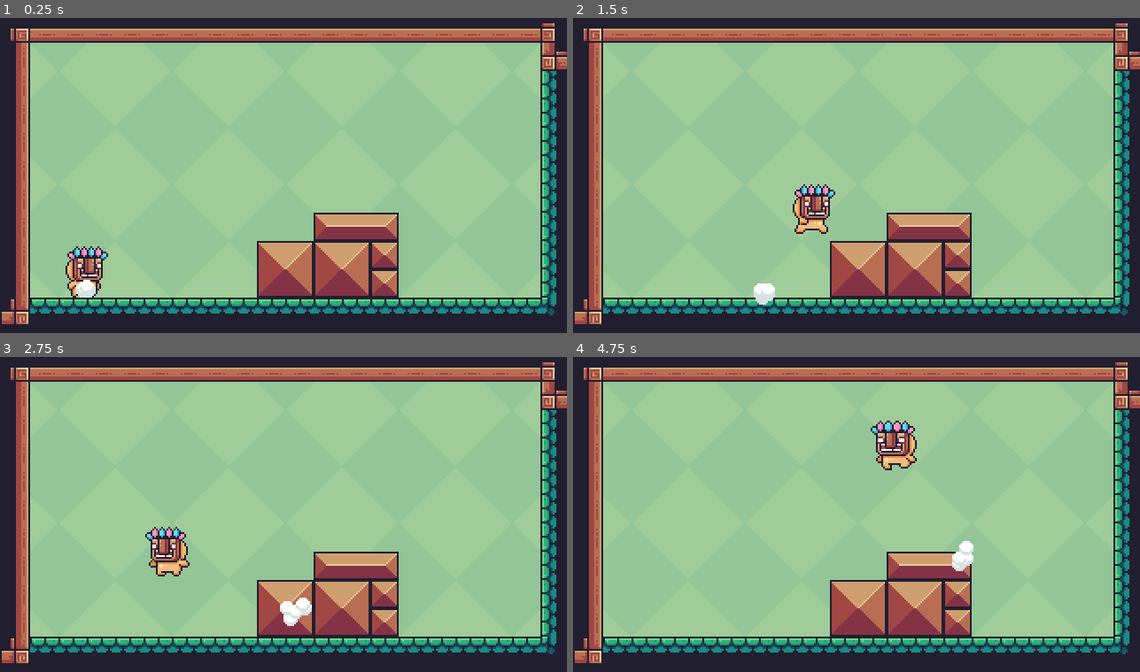
Above: before the commit, frames 1-4 (two rows, left to right).
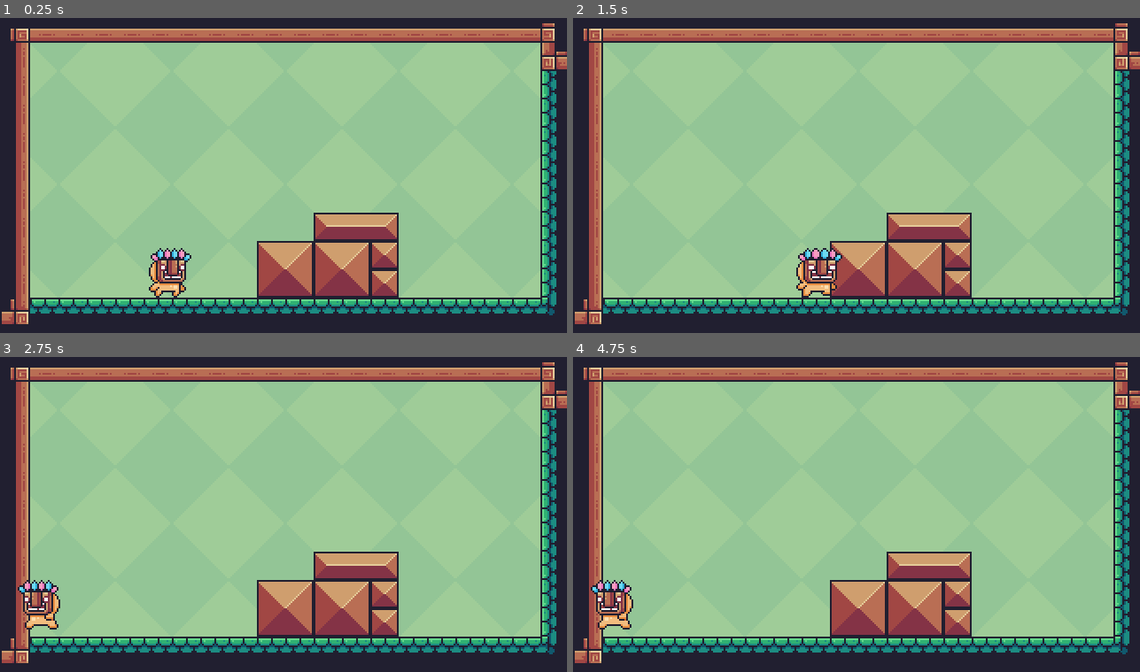
Above: after the commit, the same moments.

Repository: mo5ada32/my_prototype
Game: Godot game, scene res://world/world.tscn
Same seed, same stepped clock (60 frames per second), same inputs: the game is played once before the commit and once after it. Before the commit the project has no main scene; this scene is started directly in both runs.
Inputs:
- Up to frame 1 (0.25 s): no input
- Up to frame 2 (1.5 s): tap Enter (ui_accept) at 0.5, 0.6, 0.77, 1.07, 1.35 s; hold Right (ui_right) from 0.53 s (still down)
- Up to frame 3 (2.75 s): tap Enter (ui_accept) at 1.52, 1.82, 2.1 s; release Right (ui_right) at 2.03 s; hold Left (ui_left) from 2.03 s (still down)
- Up to frame 4 (4.75 s): release Left (ui_left) at 2.78 s; hold Right (ui_right) 2.78-4.28 s; tap Enter (ui_accept) at 2.85, 3.02, 3.32, 3.6, 3.77, 4.07, 4.35, 4.52 s; hold Left (ui_left) from 4.28 s (still down)

The runs differ from the first frame. In frame 1, 1.8% of the frame differs, in the area x 11-34%, y 72-89%; in frame 2, 2.0%; in frame 3, 2.1%; in frame 4, 2.1%, in the area x 3-71%, y 20-87%.

Commit message:
3amilt smoht li player

Diff:
--- a/player/player.tscn
+++ b/player/player.tscn
@@ -1,6 +1,6 @@
 [gd_scene load_steps=53 format=3 uid="uid://d1rch82rkecw7"]
 
-[ext_resource type="Script" path="res://player/player.gd" id="1_pl607"]
+[ext_resource type="Script" path="res://player/player2.gd" id="1_a0wwx"]
 [ext_resource type="Texture2D" uid="uid://clkanv3qchl1y" path="res://player/Double Jump (32x32).png" id="2_q7ayt"]
 [ext_resource type="Texture2D" uid="uid://dw6e80lyturkc" path="res://player/Fall (32x32).png" id="2_r0cuw"]
 [ext_resource type="Texture2D" uid="uid://cvnveqvab1m5v" path="res://player/Idle (32x32).png" id="3_66l51"]
@@ -246,7 +246,7 @@
 }],
 "loop": true,
 "name": &"double_jumb",
-"speed": 12.0
+"speed": 30.0
 }, {
 "frames": [{
 "duration": 1.0,
@@ -371,7 +371,7 @@
 }]
 
 [sub_resource type="RectangleShape2D" id="RectangleShape2D_jy5ku"]
-size = Vector2(21, 30)
+size = Vector2(15, 28)
 
 [sub_resource type="CapsuleShape2D" id="CapsuleShape2D_g2xuc"]
 radius = 3.5
@@ -379,7 +379,7 @@
 
 [node name="player" type="CharacterBody2D" groups=["player"]]
 position = Vector2(284, 473)
-script = ExtResource("1_pl607")
+script = ExtResource("1_a0wwx")
 
 [node name="AnimationPlayer" type="AnimationPlayer" parent="."]
 libraries = {
@@ -396,10 +396,10 @@
 position = Vector2(1, -1)
 sprite_frames = SubResource("SpriteFrames_82dss")
 animation = &"idle"
-frame_progress = 0.776828
+frame_progress = 0.193049
 
 [node name="CollisionShape2D2" type="CollisionShape2D" parent="."]
-position = Vector2(1.5, 0)
+position = Vector2(1.5, 1)
 shape = SubResource("RectangleShape2D_jy5ku")
 
 [node name="Area2D" type="Area2D" parent="."]
@@ -411,7 +411,7 @@
 shape = SubResource("CapsuleShape2D_g2xuc")
 
 [node name="Marker2D" type="Marker2D" parent="."]
-position = Vector2(2, 10)
+position = Vector2(2, 17)
 
 [node name="tankyz" type="AudioStreamPlayer" parent="."]
 stream = ExtResource("3_lwdny")
--- /dev/null
+++ b/player/player2.gd
@@ -0,0 +1,70 @@
+extends CharacterBody2D
+
+const  speed = 300
+const jumb_power = -900
+
+const acc = 50
+const friction = 70
+
+const gravity = 100
+
+const max_jumb = 2
+
+var  current_jumb = 1
+
+@onready var animation_player = $AnimatedSprite2D
+
+func _physics_process(delta):
+	var input_dir: Vector2 = input()
+	var input_axe = Input.get_axis("ui_left", "ui_right")
+	if input_dir != Vector2.ZERO:
+		accelerate(input_dir)
+
+	else :
+		add_friction()
+
+	play_animachin(input_axe)
+	player_movement()
+	jumb()
+	pass
+
+func input() -> Vector2:
+	var input_dir = Vector2.ZERO
+
+	input_dir.x = Input.get_axis("ui_left","ui_right")
+	input_dir.normalized()
+
+	return input_dir
+
+func accelerate(direction):
+	velocity = velocity.move_toward(speed * direction, acc)
+
+func add_friction():
+	velocity = velocity.move_toward(Vector2.ZERO, friction)
+
+func player_movement():
+	move_and_slide()
+	#play_animachin("run")
+
+func play_animachin(in_put_axe):
+	if in_put_axe != 0:
+		animation_player.flip_h = (in_put_axe < 0)
+		animation_player.play("run")
+	else :
+		animation_player.play("idle")
+
+	if not is_on_floor():
+		animation_player.play("jumb")
+
+func jumb():
+	if Input.is_action_just_pressed("ui_up"):
+		if current_jumb < max_jumb:
+			velocity.y = jumb_power
+			current_jumb = current_jumb + 1
+			#play_animachin("jumb")
+	else :
+		velocity.y += gravity
+
+
+	if is_on_floor():
+		current_jumb = 1
--- a/project.godot
+++ b/project.godot
@@ -11,14 +11,27 @@
 [application]
 
 config/name="game_to_be_pro"
+run/main_scene="res://player/player.tscn"
 config/features=PackedStringArray("4.2", "GL Compatibility")
 config/icon="res://icon.svg"
+
+[debug]
+
+gdscript/warnings/unused_parameter=0
 
 [display]
 
 window/size/viewport_width=320
 window/size/viewport_height=180
+window/size/always_on_top=true
+window/size/window_width_override=1280
+window/size/window_height_override=720
 window/stretch/mode="viewport"
+
+[editor]
+
+movie_writer/mjpeg_quality=1.0
+movie_writer/movie_file="C:/Users/pc/Documents/game_to_be_pro/my_prototype/movie/movie2.avi"
 
 [rendering]
 
--- a/tankiz/dust.tscn
+++ b/tankiz/dust.tscn
@@ -10,6 +10,21 @@
 "name": &"dust",
 "speed": 12.0
 }]
+
+[sub_resource type="Animation" id="Animation_ebbut"]
+length = 0.001
+tracks/0/type = "value"
+tracks/0/imported = false
+tracks/0/enabled = true
+tracks/0/path = NodePath("GPUParticles2D:emitting")
+tracks/0/interp = 1
+tracks/0/loop_wrap = true
+tracks/0/keys = {
+"times": PackedFloat32Array(0),
+"transitions": PackedFloat32Array(1),
+"update": 1,
+"values": [false]
+}
 
 [sub_resource type="Animation" id="Animation_ai6yf"]
 resource_name = "banich"
@@ -33,25 +48,10 @@
 tracks/1/interp = 1
 tracks/1/loop_wrap = true
 tracks/1/keys = {
-"times": PackedFloat32Array(0, 0.2),
+"times": PackedFloat32Array(0, 0.1),
 "transitions": PackedFloat32Array(1, 1),
 "update": 1,
 "values": [true, false]
-}
-
-[sub_resource type="Animation" id="Animation_ebbut"]
-length = 0.001
-tracks/0/type = "value"
-tracks/0/imported = false
-tracks/0/enabled = true
-tracks/0/path = NodePath("GPUParticles2D:emitting")
-tracks/0/interp = 1
-tracks/0/loop_wrap = true
-tracks/0/keys = {
-"times": PackedFloat32Array(0),
-"transitions": PackedFloat32Array(1),
-"update": 1,
-"values": [false]
 }
 
 [sub_resource type="AnimationLibrary" id="AnimationLibrary_7oqwq"]
@@ -64,9 +64,10 @@
 particle_flag_disable_z = true
 radial_velocity_min = 10.0
 radial_velocity_max = 10.0
-gravity = Vector3(0, 50, 0)
+gravity = Vector3(0, -10, 0)
 
 [node name="dust" type="AnimatedSprite2D"]
+scale = Vector2(0.5, 0.5)
 sprite_frames = SubResource("SpriteFrames_yf10c")
 animation = &"dust"
 autoplay = "dust"
@@ -82,8 +83,9 @@
 [node name="GPUParticles2D" type="GPUParticles2D" parent="."]
 position = Vector2(0, -1)
 emitting = false
-amount = 30
+amount = 200
 process_material = SubResource("ParticleProcessMaterial_gmobf")
 texture = ExtResource("1_0vav1")
+speed_scale = 5.0
 
 [connection signal="animation_finished" from="." to="." method="_on_animation_finished"]
--- a/world/world.tscn
+++ b/world/world.tscn
@@ -10,4 +10,6 @@
 layer_1/tile_data = PackedInt32Array(65536, 131079, 5, 131072, 131079, 5, 196608, 131079, 5, 262144, 131079, 5, 327680, …(2271 unchanged characters)…
 
 [node name="player" parent="." instance=ExtResource("2_yugyo")]
-position = Vector2(46, 146)
+position = Vector2(93, 145)
+floor_constant_speed = true
+floor_snap_length = 2.0
Not shown, added: movie/movie.avi
Not shown, added: movie/movie2.avi
